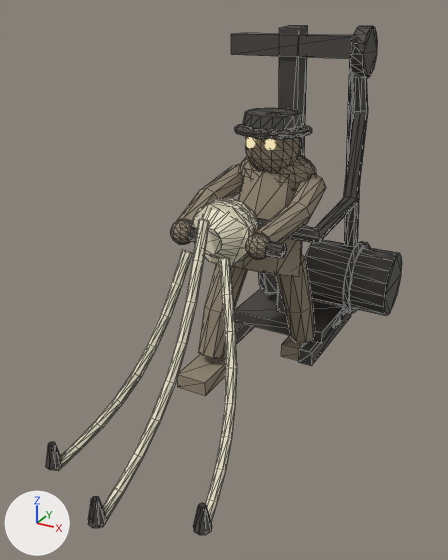
The glTF model assets/monsters/minibosses/roper.glb as it was, and as the next commit left it.
The view is the same before and after, from a camera (50 mm lens) standing at (1.81, -3.84, 2.57) and looking at (0.03, -0.6, 0.96). Arrows for +X, +Y and +Z are at lower left; the lights stay in place. The picture after the commit comes second. Mesh edges are drawn as thin lines on the coarser meshes. Where no turn or scale is listed for an object, it has been applied to the vertices. Vertices at exactly the same position are counted once.

Script lines for the objects in view, before the commit:
```python
me_roper_body = bpy.data.meshes.new('roper_body')
me_roper_body.from_pydata(...)  # 552 vertices, 1060 faces; spans x -0.43..0.43, y -0.67..0.61, z 0.0..1.91
me_roper_body.materials.append(mat_roper_body_ov)  # brown #958976
me_roper_bone = bpy.data.meshes.new('roper_bone')
me_roper_bone.from_pydata(...)  # 285 vertices, 546 faces; spans x -0.54..0.55, y -1.96..-0.2, z 0.01..1.47
me_roper_bone.materials.append(mat_roper_bone_ov)  # pale yellow #eae3ca
me_roper_dark = bpy.data.meshes.new('roper_dark')
me_roper_dark.from_pydata(...)  # 518 vertices, 948 faces; spans x -0.57..0.8, y -1.99..1.16, z 0.0..2.46
me_roper_dark.materials.append(mat_roper_dark_ov)  # dark grey #4c4943
ob_roper_body = bpy.data.objects.new('roper_body', me_roper_body)
ob_roper_body.location = (0.0, 0.0, 0.0)
ob_roper_bone = bpy.data.objects.new('roper_bone', me_roper_bone)
ob_roper_bone.location = (0.0, 0.0, 0.0)
ob_roper_dark = bpy.data.objects.new('roper_dark', me_roper_dark)
ob_roper_dark.location = (0.0, 0.0, 0.0)
```
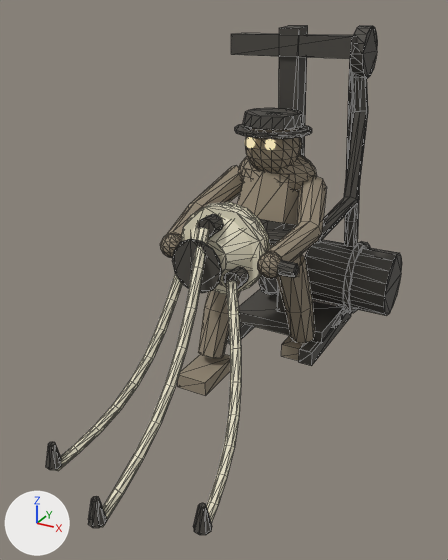
Changed parts and their boxes [x1, y1, x2, y2] in the pictures (448 x 560 px; the box of a moved part takes in the faces that stretch with it):
'roper_body', reshaped (6% wider)
    before: [170, 127, 326, 396]
    after: [160, 127, 326, 396]
'roper_bone', reshaped
    before: [56, 198, 259, 527]
    after: [56, 202, 270, 527]
part 1 of me_roper_body, moved or reshaped
    before: [170, 220, 192, 245]
    after: [160, 234, 182, 258]
part 2 of me_roper_body, moved or reshaped
    before: [245, 233, 270, 260]
    after: [257, 252, 282, 279]
part 3 of me_roper_body, moved or reshaped
    before: [177, 164, 326, 243]
    after: [166, 166, 326, 262]
part 4 of me_roper_bone, moved or reshaped
    before: [201, 199, 256, 259]
    after: [190, 203, 267, 285]
part 5 of me_roper_bone, moved or reshaped
    before: [192, 200, 254, 266]
    after: [181, 204, 266, 294]
part 6 of me_roper_bone, moved or reshaped
    before: [221, 198, 259, 231]
    after: [226, 202, 270, 250]
part 7 of me_roper_bone, moved or reshaped
    before: [56, 250, 192, 471]
    after: [56, 274, 182, 471]
part 8 of me_roper_bone, moved or reshaped
    before: [102, 219, 209, 527]
    after: [102, 227, 209, 527]
part 9 of me_roper_bone, moved or reshaped
    before: [205, 257, 237, 521]
    after: [207, 280, 241, 523]
part 10 of me_roper_dark, added
    after: [172, 239, 222, 293]
part 11 of me_roper_dark, added
    after: [197, 214, 223, 237]
part 12 of me_roper_dark, added
    after: [224, 267, 249, 289]
part 13 of me_roper_dark, moved or reshaped (not visible afterwards)
    before: [188, 227, 197, 241]
part 14 of me_roper_dark, moved or reshaped
    before: [265, 241, 287, 258]
    after: [278, 260, 299, 278]
part 15 of me_roper_dark, moved or reshaped
    before: [257, 197, 350, 243]
    after: [266, 197, 350, 245]

The change, as a list of edits to the scene's bpy script:
```text
Change me_roper_body:
    remove me_roper_body.from_pydata(...)  # 552 vertices, 1060 faces; spans x -0.43..0.43, y -0.67..0.61, z 0.0..1.91
    add me_roper_body.from_pydata(...)  # 552 vertices, 1060 faces; spans x -0.51..0.51, y -0.67..0.61, z 0.0..1.91
    me_roper_body part 1: the loose piece of 62 vertices spanning x -0.36..-0.19, y -0.67..-0.52, z 1.15..1.31 is moved by (-0.08, 0.0, -0.11)
    me_roper_body part 2: the loose piece of 62 vertices spanning x 0.19..0.36, y -0.67..-0.52, z 1.15..1.31 is moved by (0.08, 0.0, -0.11)
    me_roper_body part 3: 44 of 552 vertices moved; they spanned x -0.43..0.43, y -0.58..0.26, z 1.17..1.51 and now span x -0.51..0.51, y -0.58..0.29, z 1.06..1.5; mean shift (0.0, 0.0, -0.08); largest move (-0.35, -0.17, 1.41) -> (-0.44, -0.18, 1.3)
Change me_roper_bone:
    remove me_roper_bone.from_pydata(...)  # 285 vertices, 546 faces; spans x -0.54..0.55, y -1.96..-0.2, z 0.01..1.47
    add me_roper_bone.from_pydata(...)  # 285 vertices, 546 faces; spans x -0.54..0.55, y -1.96..-0.2, z 0.01..1.44
    me_roper_bone part 4: the loose piece of 32 vertices spanning x -0.21..0.21, y -0.73..-0.5, z 1.04..1.47 is scaled about its middle by (1.4, 1, 1.4), then moved by (0.0, 0.0, -0.11)
    me_roper_bone part 5: the loose piece of 32 vertices spanning x -0.21..0.21, y -0.59..-0.53, z 1.04..1.47 is scaled about its middle by (1.4, 1, 1.4), then moved by (0.0, 0.0, -0.11)
    me_roper_bone part 6: the loose piece of 32 vertices spanning x -0.2..0.2, y -0.44..-0.2, z 1.05..1.46 is scaled about its middle by (1.4, 1, 1.4), then moved by (0.0, 0.0, -0.11)
    me_roper_bone part 7: the loose piece of 63 vertices spanning x -0.54..-0.1, y -1.74..-0.75, z 0.01..1.2 is multiplied about its middle by the matrix ((0.925, -0.035, 0.009), (0.034, 0.924, 0.051), (-0.011, -0.05, 0.925)), then moved by (-0.02, 0.0, -0.07)
    me_roper_bone part 8: the loose piece of 63 vertices spanning x -0.03..0.14, y -1.96..-0.76, z 0.01..1.42 is scaled about the mesh origin by (1, 1, 0.964)
    me_roper_bone part 9: the loose piece of 63 vertices spanning x 0.1..0.55, y -1.73..-0.75, z 0.01..1.2 is multiplied about its middle by the matrix ((0.926, 0.015, 0.006), (-0.016, 0.924, 0.057), (-0.005, -0.057, 0.924)), then moved by (0.03, 0.0, -0.07)
Change me_roper_dark:
    remove me_roper_dark.from_pydata(...)  # 518 vertices, 948 faces; spans x -0.57..0.8, y -1.99..1.16, z 0.0..2.46
    add me_roper_dark.from_pydata(...)  # 606 vertices, 1108 faces; spans x -0.57..0.8, y -1.99..1.16, z 0.0..2.46
    me_roper_dark part 10: a new loose piece, a 14-sided cut cone along y (radius 0.175 at the low end, 0.125 at the high end) spanning x -0.175..0.175, y -0.881..-0.812, z 0.975..1.316, in mat_roper_dark_ov (dark grey #4c4943)
    me_roper_dark part 11: a new loose piece, a 10-sided cylinder along y spanning x -0.06..0.06, y -0.76..-0.65, z 1.3..1.41, in mat_roper_dark_ov (dark grey #4c4943)
    me_roper_dark part 12: a new loose piece, a 10-sided cylinder along y spanning x 0.12..0.24, y -0.76..-0.65, z 0.98..1.1, in mat_roper_dark_ov (dark grey #4c4943)
    me_roper_dark part 13: the loose piece of 20 vertices spanning x -0.27..-0.1, y -0.65..-0.55, z 1.18..1.28 is moved by (-0.08, 0.0, -0.11)
    me_roper_dark part 14: the loose piece of 20 vertices spanning x 0.27..0.44, y -0.65..-0.55, z 1.18..1.28 is moved by (0.08, 0.0, -0.11)
    me_roper_dark part 15: 2 vertices moved from x -0.02..0.01, y -0.35..-0.28, z 1.21..1.23 to x -0.02..0.02, y -0.35..-0.27, z 1.1..1.12; 6 vertices removed from x -0.02..0.45, y -0.37..-0.09, z 1.12..1.31; 6 vertices added at x -0.02..0.46, y -0.37..-0.09, z 1.09..1.23
    other edits to the shape of me_roper_dark do not show in these pictures
```
